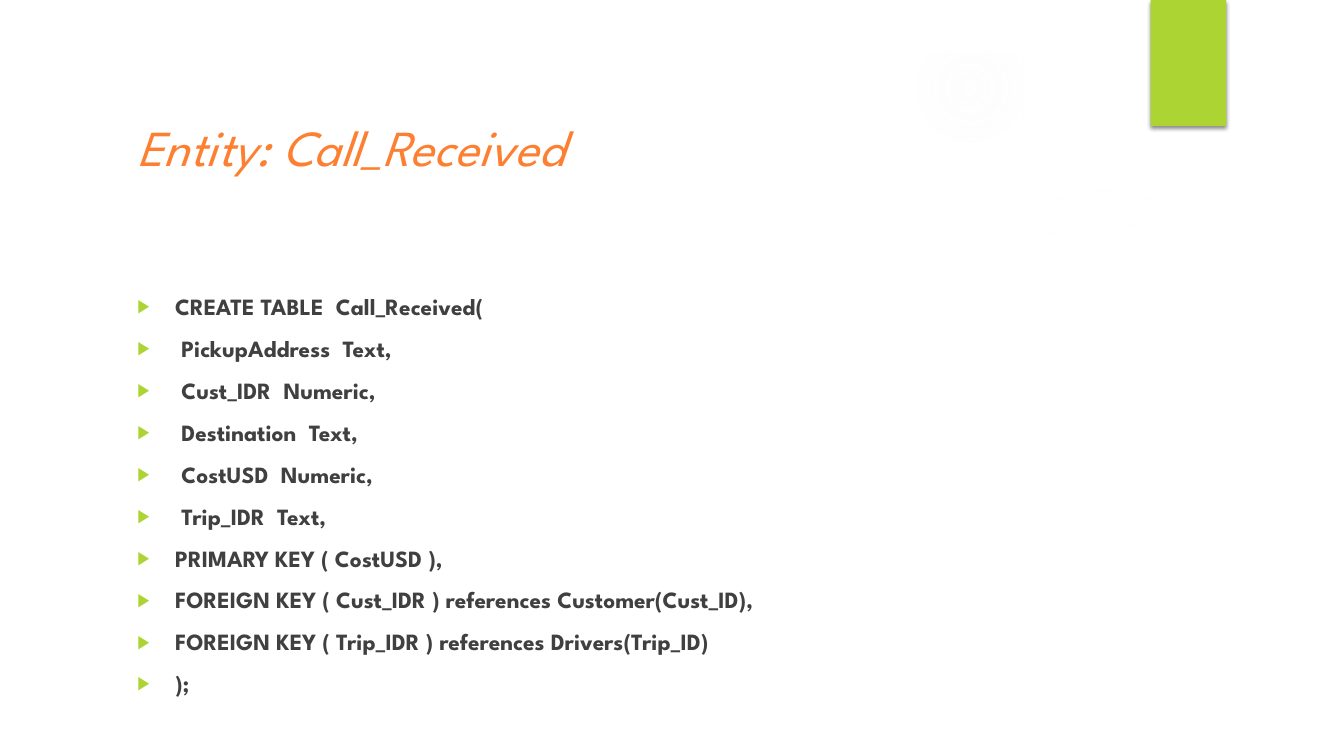
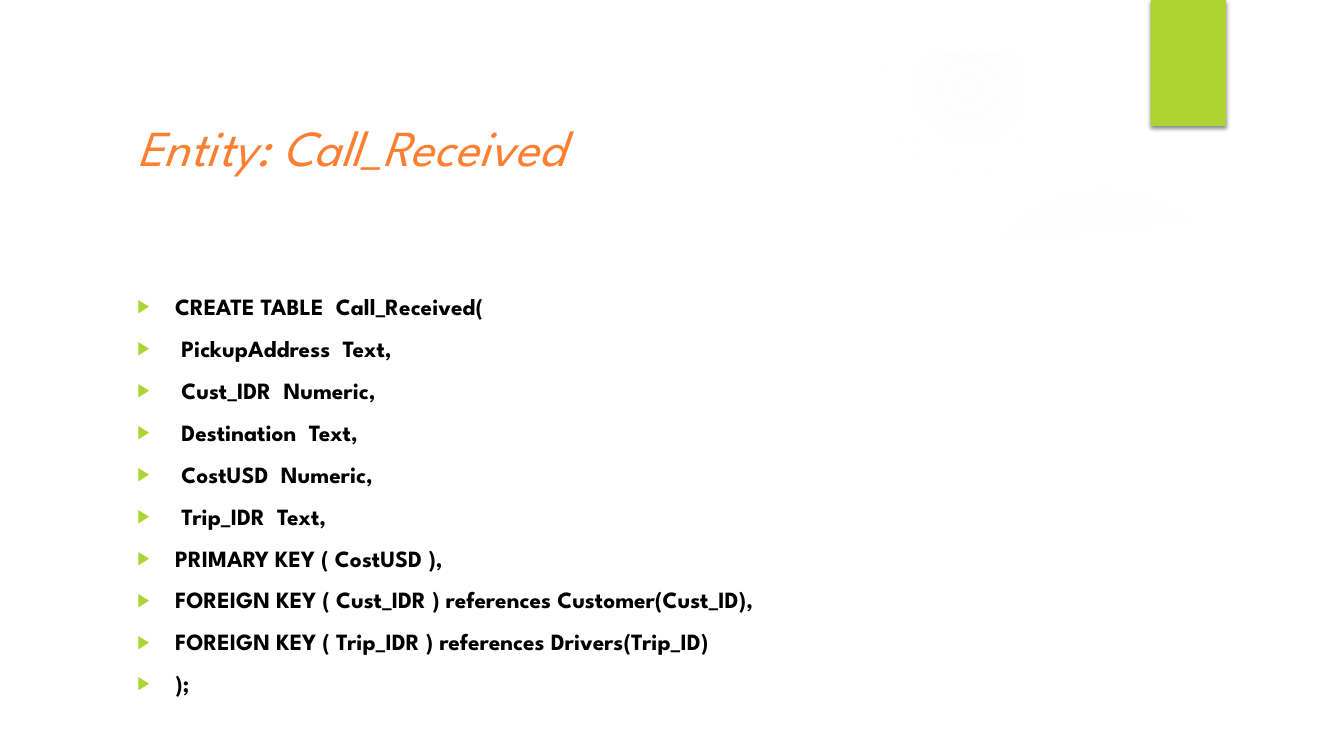
Before and after one commit to DannyPuckett/Database-repo-, a slide deck: slide 12 of FAIR FAST FARE DBMS FINAL PROJECT.pptx. Drawn at 1344x756 pixels with LibreOffice and Linux fonts; fonts in the diff are those of the drawing; background and template pictures are left out. Boxes give left, top, right and bottom in pixels: in the first picture for what was removed or moved away, otherwise in the second. Text is boxed around its words. In the diff, an @@ line names an element or a change of style, - is before the commit and + after.

```diff
--- a/FAIR FAST FARE DBMS FINAL PROJECT.pptx
+++ b/FAIR FAST FARE DBMS FINAL PROJECT.pptx
@@ text "CREATE TABLE Call_Received(" at [175,299,753,655]: text colour #404040 to #000000 @@
```
Also in this commit, not shown: 8 other slides changed, 9 slides added.
